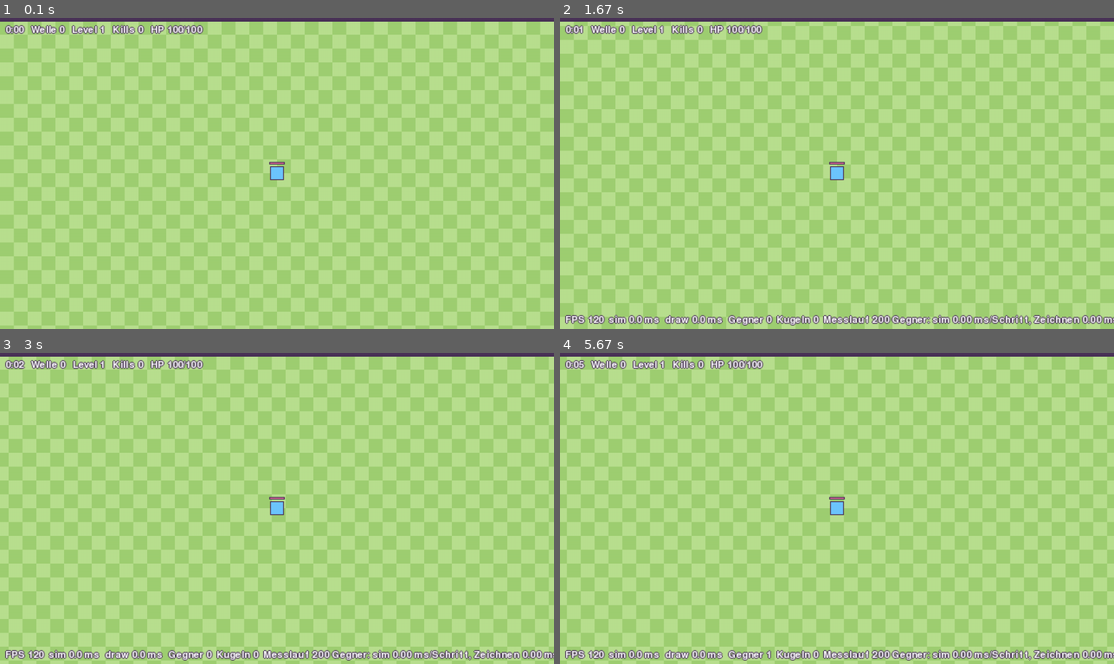
Above: before the commit, frames 1-4 (two rows, left to right).
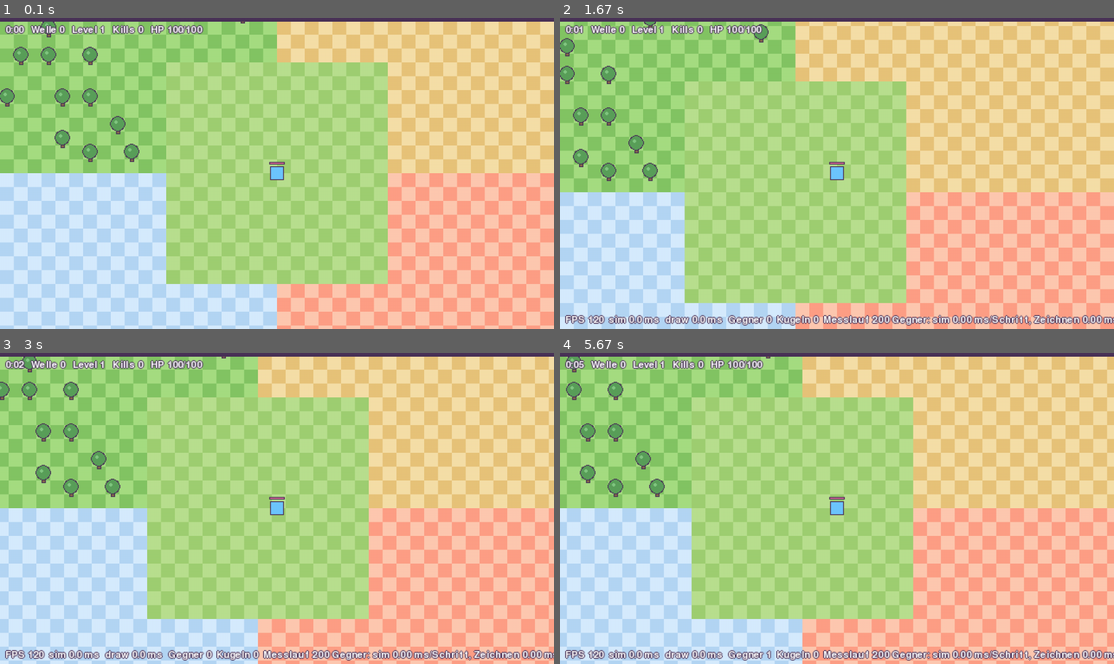
Above: after the commit, the same moments.

Repository: hannes-vnz/last_bean_standing
Game: pygame game, started from src/lastbean/__main__.py
Two runs of this game, one before a commit and one after it. Both use one fixed random seed, a clock stepped at 60 frames per second and the inputs below.
Inputs:
- Up to frame 1 (0.1 s): no input
- Up to frame 2 (1.67 s): hold Right 0.33-0.8 s; tap F5 at 0.83 s; hold Up 1.17-1.47 s; hold Right from 1.5 s (still down)
- Up to frame 3 (3 s): release Right at 1.97 s; hold Left 2-2.53 s; hold Down 2.57-2.87 s; hold Left from 2.9 s (still down)
- Up to frame 4 (5.67 s): release Left at 3.3 s; hold Up 3.33-3.7 s; hold Right 3.73-4.37 s; hold Down 4.4-4.77 s; hold Left 4.8-5.27 s; hold Right from 5.3 s (still down)

The runs differ from the first frame. In frame 1, 62% of the frame differs, in the area x 0-100%, y 1-100%; in frame 2, 61%; in frame 3, 61%; in frame 4, 62%.

Commit message:
M3: biome zones from data, forest trees block movement and projectiles, line-of-fire targeting, pre-rendered map

Diff:
--- a/src/lastbean/app.py
+++ b/src/lastbean/app.py
@@ -103,6 +103,7 @@
     normal = WorldConfig.from_content(content)
     config = normal
     world = World(seed, config)
+    renderer.set_arena(config)
     clock = pygame.time.Clock()
     timer, show_timings, bench_result = FrameTimer(), False, ""
     acc, frames, running, choice = 0.0, 0, True, None
--- a/src/lastbean/render/renderer.py
+++ b/src/lastbean/render/renderer.py
@@ -9,7 +9,8 @@
 import pygame
 
 from ..data.schema import Content
-from ..sim.world import Snapshot
+from ..sim.waves import biome_at
+from ..sim.world import Snapshot, WorldConfig
 
 CANVAS_W, CANVAS_H = 640, 360
 # World units per canvas pixel (DESIGN.md section 16: 1 tile = 32 units = 16 px).
@@ -38,9 +39,8 @@
     def __init__(self, content: Content) -> None:
         self.canvas = pygame.Surface((CANVAS_W, CANVAS_H))
         style = content.style
-        plaza = content.biome("plaza").palette
-        self.ground = hex_rgb(plaza["ground"])
-        self.ground_detail = hex_rgb(plaza["detail"])
+        self.tile_px = content.balance.tile_px
+        self.palettes = {b.id: b.palette for b in content.biomes}
         self.ink = hex_rgb(style.ink)
         self.player_body = hex_rgb(style.player["body"])
         self.enemy_colors = {"slimeling": hex_rgb(style.enemy["slime"]), "batswarm": hex_rgb(style.enemy["bat"])}
@@ -59,6 +59,7 @@
             "legendary": hex_rgb(style.crit_text),
         }
         self.selected = 0
+        self.set_arena(WorldConfig.from_content(content))
         # Outside the arena: ink darkened, so the ink border and outlines stay visible.
         self.void = tuple(v * 3 // 5 for v in self.ink)
         self.font = pygame.font.Font(None, 16)
@@ -72,7 +73,7 @@
         cam_x = round(focus.x / UNITS_PER_PX) - CANVAS_W // 2
         cam_y = round(focus.y / UNITS_PER_PX) - CANVAS_H // 2
 
-        self._draw_ground(c, snap, cam_x, cam_y)
+        self._draw_ground(c, cam_x, cam_y)
         ink = self.ink
 
         for o in snap.orbs:
@@ -166,18 +167,39 @@
             x -= img.get_width() // 2
         self.canvas.blit(img, (x, y))
 
-    def _draw_ground(self, c: pygame.Surface, snap: Snapshot, cam_x: int, cam_y: int) -> None:
-        arena = pygame.Rect(-cam_x, -cam_y, int(snap.arena_w / UNITS_PER_PX), int(snap.arena_h / UNITS_PER_PX))
-        c.fill(self.ground, arena)
-        tile = 32 // UNITS_PER_PX
-        # Checker detail every other tile so movement is visible.
-        view = arena.clip(c.get_rect())
-        cols = range((view.left - arena.left) // tile, -(-(view.right - arena.left) // tile))
-        for row in range((view.top - arena.top) // tile, -(-(view.bottom - arena.top) // tile)):
-            for col in cols:
-                if (row + col) % 2:
-                    c.fill(self.ground_detail, (arena.left + col * tile, arena.top + row * tile, tile, tile))
-        pygame.draw.rect(c, self.ink, arena, 1)
+    def set_arena(self, config: WorldConfig) -> None:
+        """Pre-render the static map (biome grounds, obstacles) once; each frame blits the visible part."""
+        tile = self.tile_px // UNITS_PER_PX
+        w, h = int(config.arena_w / UNITS_PER_PX), int(config.arena_h / UNITS_PER_PX)
+        surf = pygame.Surface((w, h))
+        for row in range(h // tile):
+            for col in range(w // tile):
+                cx, cy = (col + 0.5) * tile * UNITS_PER_PX, (row + 0.5) * tile * UNITS_PER_PX
+                pal = self.palettes.get(biome_at(config.biomes, cx, cy) or "plaza", self.palettes["plaza"])
+                color = pal["detail"] if (row + col) % 2 else pal["ground"]
+                surf.fill(hex_rgb(color), (col * tile, row * tile, tile, tile))
+        for o in config.obstacles:
+            self._draw_obstacle(surf, o)
+        pygame.draw.rect(surf, self.ink, surf.get_rect(), 1)
+        self.map_surface = surf
+
+    def _draw_obstacle(self, surf: pygame.Surface, o) -> None:
+        x, y = round(o.x / UNITS_PER_PX), round(o.y / UNITS_PER_PX)
+        r = max(3, round(o.radius / UNITS_PER_PX) + 1)
+        pal = self.palettes.get("forest", {})
+        canopy = hex_rgb(pal.get("tree") or "#5aa05a")
+        trunk = hex_rgb(pal.get("trunk") or "#8a6a4a")
+        ink = self.ink
+        # Trunk below, round canopy with a light spot (light from the top left), dark outline.
+        surf.fill(ink, (x - 2, y + r - 4, 5, 7))
+        surf.fill(trunk, (x - 1, y + r - 3, 3, 5))
+        pygame.draw.circle(surf, ink, (x, y - 1), r + 1)
+        pygame.draw.circle(surf, canopy, (x, y - 1), r)
+        light = tuple(min(255, v + 40) for v in canopy)
+        pygame.draw.circle(surf, light, (x - r // 3, y - 1 - r // 3), max(1, r // 3))
+
+    def _draw_ground(self, c: pygame.Surface, cam_x: int, cam_y: int) -> None:
+        c.blit(self.map_surface, (-cam_x, -cam_y))
 
     def _text(self, text: str, pos: tuple[int, int], font=None, center: bool = False) -> None:
         """White text with a dark outline (readability rule, DESIGN.md section 16)."""
--- a/src/lastbean/sim/__init__.py
+++ b/src/lastbean/sim/__init__.py
@@ -1,5 +1,6 @@
 """Headless, deterministic simulation (no pygame)."""
 
+from .arena import Obstacle, ObstacleMap
 from .entities import CharacterStats, Enemy, MobStats, Player, Projectile, Stats, XpOrb
 from .events import (
     EnemyHit,
@@ -9,6 +10,7 @@
     LevelUp,
     PlayerDied,
     PlayerHit,
+    ProjectileBlocked,
     RunEnded,
     RunStarted,
     ShotFired,
@@ -38,10 +40,13 @@
     "XpOrb",
     "Event",
     "MobStats",
+    "Obstacle",
+    "ObstacleMap",
     "Player",
     "PlayerDied",
     "PlayerHit",
     "PlayerInput",
+    "ProjectileBlocked",
     "Projectile",
     "Rng",
     "RunEnded",
--- /dev/null
+++ b/src/lastbean/sim/arena.py
@@ -0,0 +1,125 @@
+"""Static arena obstacles (trees, rocks, ...) generated from `biomes.json` with a fixed seed.
+
+Obstacles are circles on tile centres. Solid ones push players and walking enemies out;
+ones that block projectiles give cover (forest: "Bäume blockieren Geschosse").
+"""
+
+from __future__ import annotations
+
+import math
+from dataclasses import dataclass
+
+from .rng import Rng
+from .spatial import SpatialHash
+from .waves import BiomeArea
+
+# Collision radius of an obstacle in world units (a tile is 32). Not in data/ yet.
+OBSTACLE_RADIUS = 14.0
+# Kinds that exist in the data and how they behave. Phase-2/3 kinds are added with their biome.
+OBSTACLE_KINDS = {"tree": {"solid": True, "blocks_projectiles": True}}
+
+
+@dataclass(frozen=True, slots=True)
+class Obstacle:
+    kind: str
+    x: float
+    y: float
+    radius: float
+    solid: bool
+    blocks_projectiles: bool
+
+
+def generate_obstacles(
+    area: BiomeArea, kind: str, count: int, seed: int, tile: float, keep_free: tuple[BiomeArea, ...]
+) -> tuple[Obstacle, ...]:
+    """`count` obstacles on distinct tiles of `area`, never next to each other, the arena edge or `keep_free`."""
+    behaviour = OBSTACLE_KINDS[kind]
+    rng = Rng(seed)
+    cols, rows = int(area.w // tile), int(area.h // tile)
+    taken: set[tuple[int, int]] = set()
+    out: list[Obstacle] = []
+    attempts = 0
+    while len(out) < count and attempts < count * 200:
+        attempts += 1
+        c, r = rng.randint(1, cols - 2), rng.randint(1, rows - 2)
+        x, y = area.x + (c + 0.5) * tile, area.y + (r + 0.5) * tile
+        if any((c + dc, r + dr) in taken for dc in (-1, 0, 1) for dr in (-1, 0, 1)):
+            continue
+        if any(f.x - tile <= x < f.x + f.w + tile and f.y - tile <= y < f.y + f.h + tile for f in keep_free):
+            continue
+        taken.add((c, r))
+        out.append(Obstacle(kind, x, y, OBSTACLE_RADIUS, behaviour["solid"], behaviour["blocks_projectiles"]))
+    return tuple(out)
+
+
+def obstacles_from_content(content, max_phase: int) -> tuple[Obstacle, ...]:
+    from .waves import biome_areas_from_content
+
+    tile = float(content.balance.tile_px)
+    areas = {a.id: a for a in biome_areas_from_content(content)}
+    # Areas without obstacles (the central clearing) stay free.
+    keep_free = tuple(areas[b.id] for b in content.biomes if "obstacles" not in b.extra)
+    out: list[Obstacle] = []
+    for b in content.biomes:
+        spec = b.extra.get("obstacles")
+        if not spec or b.impl_phase > max_phase or spec["type"] not in OBSTACLE_KINDS:
+            continue  # later phases and kinds without implemented behaviour
+        out.extend(generate_obstacles(areas[b.id], spec["type"], spec["count"], spec["seed"], tile, keep_free))
+    return tuple(out)
+
+
+class ObstacleMap:
+    """Spatial lookup for the static obstacles, built once per world."""
+
+    def __init__(self, obstacles: tuple[Obstacle, ...], cell: float = 64.0) -> None:
+        self.obstacles = obstacles
+        self._grid = SpatialHash(cell)
+        for o in obstacles:
+            self._grid.insert(o, o.x, o.y)
+        self.max_radius = max((o.radius for o in obstacles), default=0.0)
+
+    def near(self, x: float, y: float, radius: float) -> list[Obstacle]:
+        return self._grid.query(x, y, radius + self.max_radius) if self.obstacles else []
+
+    def push_out(self, x: float, y: float, radius: float) -> tuple[float, float]:
+        """Move a circle out of every solid obstacle it overlaps."""
+        for o in self.near(x, y, radius):
+            if not o.solid:
+                continue
+            dx, dy = x - o.x, y - o.y
+            min_d = radius + o.radius
+            d2 = dx * dx + dy * dy
+            if d2 >= min_d * min_d:
+                continue
+            if d2 < 1e-12:
+                dx, dy, d = 1.0, 0.0, 1.0  # exactly on the centre: push to the right
+            else:
+                d = math.sqrt(d2)
+            x, y = o.x + dx / d * min_d, o.y + dy / d * min_d
+        return x, y
+
+    def blocks_point(self, x: float, y: float, radius: float) -> bool:
+        for o in self.near(x, y, radius):
+            if o.blocks_projectiles:
+                r = o.radius + radius
+                if (x - o.x) ** 2 + (y - o.y) ** 2 < r * r:
+                    return True
+        return False
+
+    def line_blocked(self, x0: float, y0: float, x1: float, y1: float, radius: float = 0.0) -> bool:
+        """Does the segment (widened by `radius`) cross an obstacle that blocks projectiles?"""
+        if not self.obstacles:
+            return False
+        dx, dy = x1 - x0, y1 - y0
+        length2 = dx * dx + dy * dy
+        mx, my = (x0 + x1) / 2, (y0 + y1) / 2
+        half = math.sqrt(length2) / 2
+        for o in self.near(mx, my, half + radius):
+            if not o.blocks_projectiles:
+                continue
+            t = 0.0 if length2 == 0 else max(0.0, min(1.0, ((o.x - x0) * dx + (o.y - y0) * dy) / length2))
+            px, py = x0 + dx * t, y0 + dy * t
+            r = o.radius + radius
+            if (px - o.x) ** 2 + (py - o.y) ** 2 < r * r:
+                return True
+        return False
--- a/src/lastbean/sim/events.py
+++ b/src/lastbean/sim/events.py
@@ -86,3 +86,9 @@
     enemy_id: int
     kind: str
     biome: str | None
+
+
+@dataclass(frozen=True, slots=True)
+class ProjectileBlocked(Event):
+    x: float
+    y: float
--- a/src/lastbean/sim/world.py
+++ b/src/lastbean/sim/world.py
@@ -2,6 +2,7 @@
 
 M2 scope: stop-and-shoot (players fire only while standing), time-based wave budget,
 enemy scaling over time, XP orbs, level-ups with a choice of upgrade cards.
+M3 scope: static obstacles from the biome data (forest trees block movement and projectiles).
 Only mobs with an implemented behaviour spawn (`IMPLEMENTED_BEHAVIORS`).
 
 Determinism: only + - * / and sqrt (correctly rounded in IEEE 754), no trigonometry,
@@ -16,6 +17,7 @@
 from dataclasses import dataclass, field
 from typing import NamedTuple
 
+from .arena import Obstacle, ObstacleMap, obstacles_from_content
 from .entities import (
     PLAYER_RADIUS,
     PROJECTILE_RADIUS,
@@ -34,6 +36,7 @@
     LevelUp,
     PlayerDied,
     PlayerHit,
+    ProjectileBlocked,
     RunEnded,
     RunStarted,
     ShotFired,
@@ -52,6 +55,7 @@
 GRID_CELL = 64.0
 INV_SQRT2 = 1.0 / math.sqrt(2.0)
 IMPLEMENTED_BEHAVIORS = frozenset({"chaser"})
+MAX_TARGET_CHECKS = 8  # nearest enemies tested for a free line of fire
 # Extra attacks: 60 % damage (balance.json stat_model), fanned out by a fixed angle.
 EXTRA_ATTACK_DAMAGE = 0.6
 SPREAD_COS, SPREAD_SIN = 0.9887710779360422, 0.14943813247359922  # cos/sin(0.15 rad) as literals
@@ -79,6 +83,7 @@
     upgrades: tuple[UpgradeDef, ...]
     scaling: Scaling
     biomes: tuple[BiomeArea, ...] = ()
+    obstacles: tuple[Obstacle, ...] = ()
     rarity_weights: dict[str, float] = field(default_factory=dict)
     level_up_choices: int = 3
     luck_shift: float = 0.0
@@ -113,6 +118,7 @@
             upgrades=upgrades,
             scaling=Scaling.from_content(content),
             biomes=biome_areas_from_content(content),
+            obstacles=obstacles_from_content(content, max_phase),
             rarity_weights={k: float(v) for k, v in bal.rarity_weights.items()},
             level_up_choices=bal.level_up_choices,
             luck_shift=float(bal.raw["luck_shift_per_point"]),
@@ -205,6 +211,7 @@
         self._budget = 0.0
         self._pending_mob: MobStats | None = None
         self._grid = SpatialHash(GRID_CELL)
+        self.obstacles = ObstacleMap(cfg.obstacles)
         self._upgrade_defs = {u.id: u for u in cfg.upgrades}
         self._max_mob_radius = max((m.radius for m in cfg.mobs), default=PLAYER_RADIUS)
         cx, cy = cfg.arena_w / 2, cfg.arena_h / 2
@@ -311,8 +318,9 @@
             k = speed * INV_SQRT2 if (mx and my) else speed
             p.vx, p.vy = mx * k, my * k
             p.standing = not (mx or my)
-            p.x = min(max(p.x + p.vx * DT, r), cfg.arena_w - r)
-            p.y = min(max(p.y + p.vy * DT, r), cfg.arena_h - r)
+            x, y = self.obstacles.push_out(p.x + p.vx * DT, p.y + p.vy * DT, r)
+            p.x = min(max(x, r), cfg.arena_w - r)
+            p.y = min(max(y, r), cfg.arena_h - r)
             if p.i_frames > 0:
                 p.i_frames = max(0.0, p.i_frames - DT)
             if p.stats.regen_per_s:
@@ -378,6 +386,7 @@
 
     def _spawn_enemy(self, m: MobStats, x: float, y: float, events: list[Event]) -> None:
         sc, minutes = self.config.scaling, self.time_s / 60.0
+        x, y = self.obstacles.push_out(x, y, m.radius)
         hp = m.hp * sc.hp_mult(minutes)
         dmg = m.damage * sc.damage_mult(minutes) * self.difficulty
         speed = m.speed * sc.speed_mult(minutes)
@@ -433,9 +442,11 @@
                     e.y -= dy * push
                     o.x += dx * push
                     o.y += dy * push
+        obstacles = self.obstacles
         for e in self.enemies:
-            e.x = min(max(e.x, e.radius), cfg.arena_w - e.radius)
-            e.y = min(max(e.y, e.radius), cfg.arena_h - e.radius)
+            x, y = obstacles.push_out(e.x, e.y, e.radius)
+            e.x = min(max(x, e.radius), cfg.arena_w - e.radius)
+            e.y = min(max(y, e.radius), cfg.arena_h - e.radius)
 
     # ------------------------------------------------------------------ combat
 
@@ -449,12 +460,7 @@
             if p.shot_cooldown > 0:
                 continue
             # Stop-and-shoot: moving interrupts the attack; it fires as soon as you stand.
-            target, best = None, s.range * s.range
-            if p.standing:
-                for e in self.enemies:
-                    d2 = (e.x - p.x) ** 2 + (e.y - p.y) ** 2
-                    if d2 <= best:
-                        target, best = e, d2
+            target, best = self._pick_target(p) if p.standing else (None, 0.0)
             if target is None:
                 p.shot_cooldown = 0.0
                 continue
@@ -473,6 +479,20 @@
                     rx, ry = rx * SPREAD_COS + ry * SPREAD_SIN, -rx * SPREAD_SIN + ry * SPREAD_COS
                     self._fire(p, rx, ry, s.damage * EXTRA_ATTACK_DAMAGE, life, events)
 
+    def _pick_target(self, p: Player) -> tuple[Enemy | None, float]:
+        """Nearest enemy in range with a free line of fire (trees give cover)."""
+        range2 = p.stats.range * p.stats.range
+        in_range = []
+        for e in self.enemies:
+            d2 = (e.x - p.x) ** 2 + (e.y - p.y) ** 2
+            if d2 <= range2:
+                in_range.append((d2, e.eid, e))
+        in_range.sort(key=lambda t: (t[0], t[1]))
+        for d2, _, e in in_range[:MAX_TARGET_CHECKS]:
+            if not self.obstacles.line_blocked(p.x, p.y, e.x, e.y, PROJECTILE_RADIUS):
+                return e, d2
+        return None, 0.0
+
     def _fire(self, p: Player, dx: float, dy: float, damage: float, life: int, events: list[Event]) -> None:
         s, speed = p.stats, self.config.character.projectile_speed
         crit = self.rng.random() * 100.0 < s.crit_chance_pct
@@ -491,6 +511,9 @@
             pr.x += pr.vx * DT
             pr.y += pr.vy * DT
             pr.ticks_left -= 1
+            if self.obstacles.blocks_point(pr.x, pr.y, PROJECTILE_RADIUS):
+                events.append(ProjectileBlocked(self.tick, pr.owner, pr.x, pr.y))
+                continue
             for e in g.query(pr.x, pr.y, reach):
                 if e.eid in pr.hit_ids or e.eid in killed:
                     continue
--- /dev/null
+++ b/tests/test_arena.py
@@ -0,0 +1,90 @@
+import dataclasses
+
+from lastbean.sim import TICK_HZ, Enemy, PlayerInput, ProjectileBlocked, ShotFired, World
+from lastbean.sim.arena import OBSTACLE_RADIUS, Obstacle, ObstacleMap, obstacles_from_content
+from lastbean.sim.waves import biome_at
+
+
+def test_forest_trees_from_data(content, make_config):
+    trees = make_config().obstacles
+    assert len(trees) == 70 and {o.kind for o in trees} == {"tree"}
+    areas = make_config().biomes
+    assert all(biome_at(areas, o.x, o.y) == "forest" for o in trees)  # never in the clearing
+    assert obstacles_from_content(content, 1) == trees  # fixed seed: same layout every run
+    tile = content.balance.tile_px
+    for i, a in enumerate(trees):
+        for b in trees[i + 1 :]:
+            assert max(abs(a.x - b.x), abs(a.y - b.y)) >= 2 * tile  # never adjacent, no walls of trees
+
+
+def test_later_biomes_have_no_obstacles_yet(content):
+    assert {o.kind for o in obstacles_from_content(content, 3)} == {"tree"}  # rocks etc. need their phase
+
+
+def one_tree_config(make_config, **overrides):
+    """Real config but with a single tree 100 units right of the start, so tests see only this one."""
+    cfg = make_config(**overrides)
+    tree = Obstacle("tree", cfg.arena_w / 2 + 100, cfg.arena_h / 2, OBSTACLE_RADIUS, True, True)
+    return dataclasses.replace(cfg, obstacles=(tree,)), tree
+
+
+def tree_world(make_config):
+    cfg, tree = one_tree_config(make_config, enemy_target=0, mob={"speed": 0.0})
+    w = World(1, cfg)
+    p = w.players[0]
+    p.x, p.y = tree.x - 150, tree.y
+    return w, tree, p
+
+
+def test_player_cannot_walk_through_tree(make_config):
+    w, tree, p = tree_world(make_config)
+    for _ in range(3 * TICK_HZ):
+        w.step([PlayerInput(0, 1, 0)])
+        assert (p.x - tree.x) ** 2 + (p.y - tree.y) ** 2 >= (tree.radius + 12) ** 2 - 1e-6
+    assert p.x < tree.x
+
+
+def test_tree_gives_cover_and_player_targets_visible_enemy(make_config):
+    w, tree, p = tree_world(make_config)
+    m = w.config.mobs[0]
+    hidden = Enemy(0, m.id, tree.x + 60, tree.y, 1e9, 1e9, 0.0, m.damage, m.radius)
+    visible = Enemy(1, m.id, p.x, p.y + 250, 1e9, 1e9, 0.0, m.damage, m.radius)
+    w.enemies += [hidden, visible]
+    w._next_eid = 2
+    shots = [e for _ in range(30) for e in w.step() if isinstance(e, ShotFired)]
+    assert shots and all(s.dy > 0.99 for s in shots)  # aims at the visible one, not into the tree
+
+
+def test_projectile_stops_at_tree(make_config):
+    w, tree, p = tree_world(make_config)
+    m = w.config.mobs[0]
+    w.enemies.append(Enemy(0, m.id, tree.x + 60, tree.y, 1e9, 1e9, 0.0, m.damage, m.radius))
+    w._next_eid = 1
+    w.obstacles.line_blocked = lambda *a, **k: False  # force a shot straight into the tree
+    events = [e for _ in range(TICK_HZ) for e in w.step()]
+    assert any(isinstance(e, ProjectileBlocked) for e in events)
+    assert w.enemies[0].hp == w.enemies[0].max_hp
+
+
+def test_enemies_walk_around_trees(make_config):
+    cfg, tree = one_tree_config(make_config, enemy_target=0, character={"attack_rate": 0.001, "hp": 10**6})
+    w = World(1, cfg)
+    p = w.players[0]
+    p.x, p.y = tree.x - 80, tree.y
+    m = w.config.mobs[0]
+    w.enemies.append(Enemy(0, m.id, tree.x + 80, tree.y + 1, 1e9, 1e9, m.speed, m.damage, m.radius))
+    w._next_eid = 1
+    for _ in range(6 * TICK_HZ):
+        w.step()
+        e = w.enemies[0]
+        assert (e.x - tree.x) ** 2 + (e.y - tree.y) ** 2 >= (tree.radius + e.radius) ** 2 - 1e-6
+    assert (e.x - p.x) ** 2 + (e.y - p.y) ** 2 < 60**2  # got past the tree to the player
+
+
+def test_line_of_fire_geometry():
+    om = ObstacleMap((Obstacle("tree", 100.0, 100.0, 14.0, True, True),))
+    assert om.line_blocked(0, 100, 200, 100)
+    assert not om.line_blocked(0, 130, 200, 130)
+    assert om.line_blocked(0, 115, 200, 115, radius=4)
+    assert not om.line_blocked(0, 100, 80, 100)  # ends before the tree
+    assert om.push_out(100.0, 100.0, 10.0) == (124.0, 100.0)
Not shown, changed: README.md
Not shown, changed: CLAUDE.md
